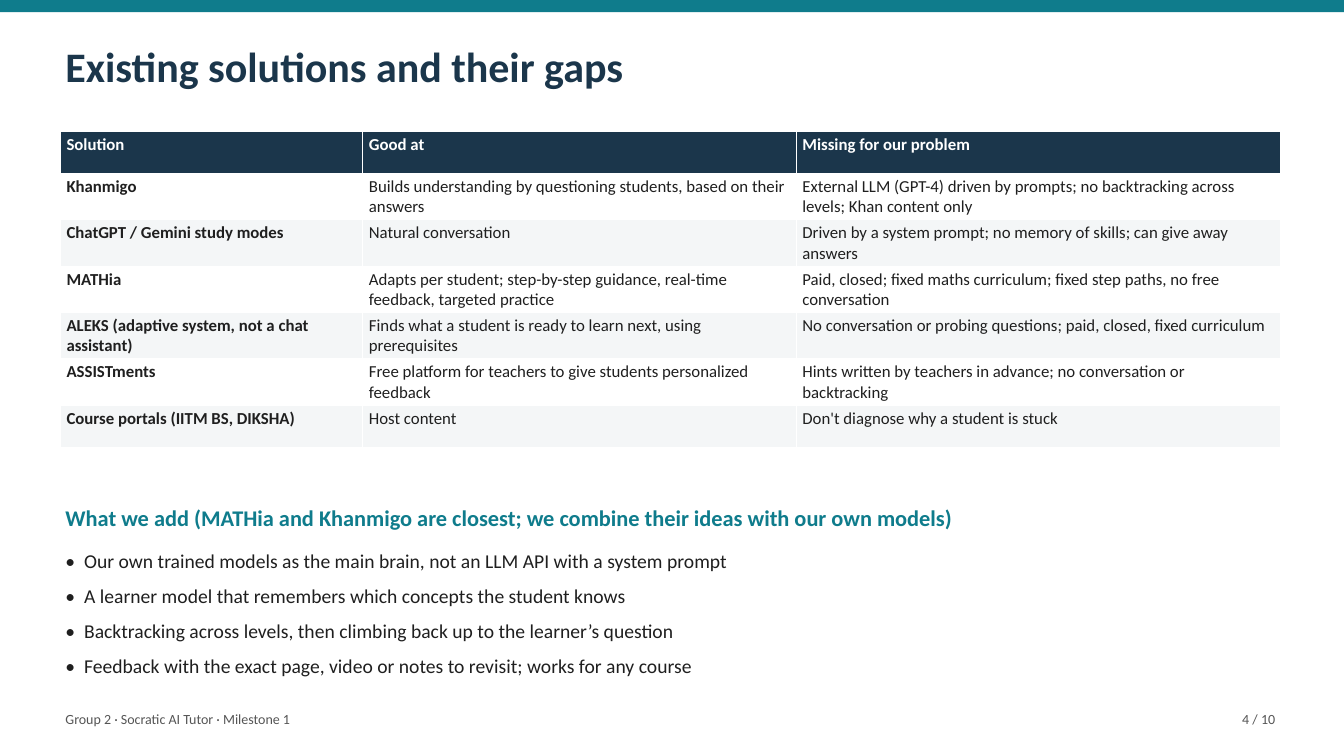
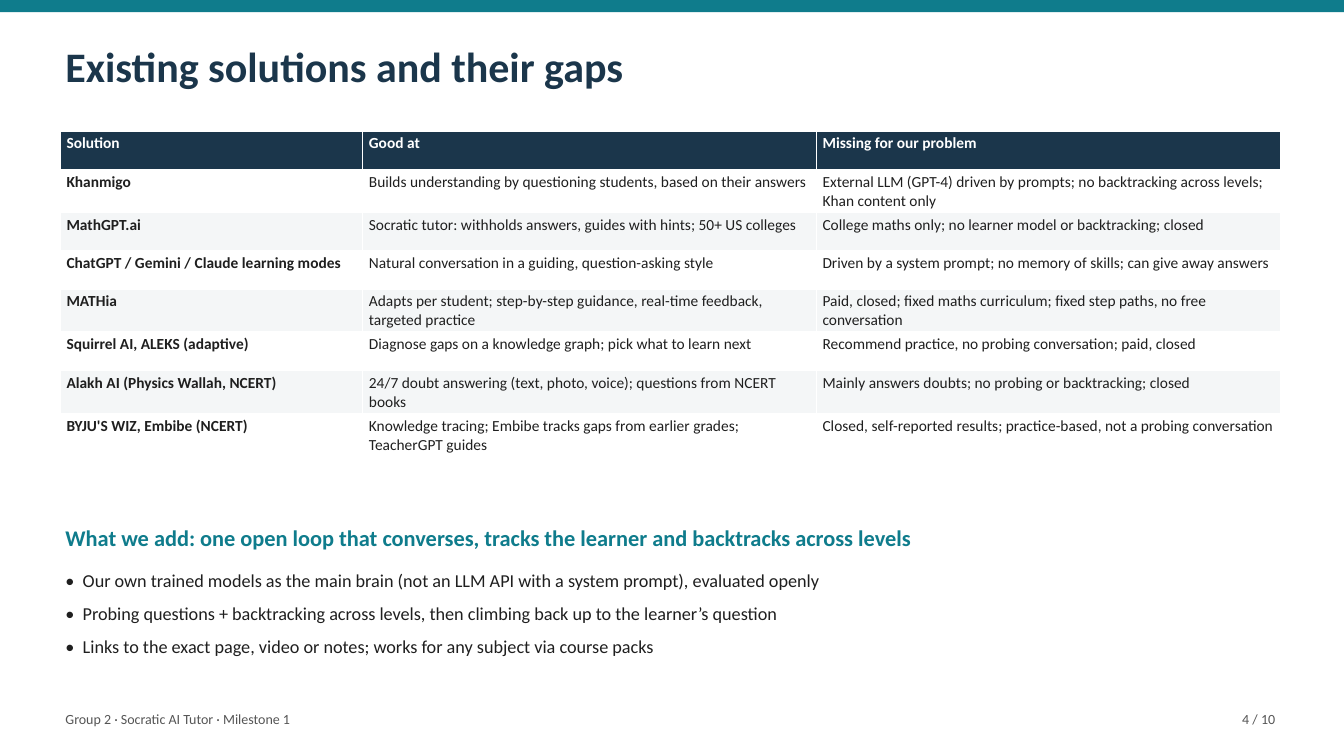
Before and after one commit to Hariomkr147/Group-2-DS-and-AI-Lab-Project, a slide deck: slide 4 of docs/milestone-1/Milestone1_Presentation.pptx. Drawn at 1344x756 pixels with LibreOffice and Linux fonts; fonts in the diff are those of the drawing. Boxes give left, top, right and bottom in pixels: in the first picture for what was removed or moved away, otherwise in the second. Text is boxed around its words. In the diff, an @@ line names an element or a change of style, - is before the commit and + after.

```diff
--- a/docs/milestone-1/Milestone1_Presentation.pptx
+++ b/docs/milestone-1/Milestone1_Presentation.pptx
@@ table at (60, 131, 1280, 457) @@
-row 3: ChatGPT / Gemini study modes | Natural conversation | Driven by a system prompt; no memory of skills; can give away answers
+row 3: MathGPT.ai | Socratic tutor: withholds answers, guides with hints; 50+ US colleges | College maths only; no learner model or backtracking; closed
+row 4: ChatGPT / Gemini / Claude learning modes | Natural conversation in a guiding, question-asking style | Driven by a system prompt; no memory of skills; can give away answers
-row 5: ALEKS (adaptive system, not a chat assistant) | Finds what a student is ready to learn next, using prerequisites | No conversation or probing questions; paid, closed, fixed curriculum
+row 6: Squirrel AI, ALEKS (adaptive) | Diagnose gaps on a knowledge graph; pick what to learn next | Recommend practice, no probing conversation; paid, closed
-row 6: ASSISTments | Free platform for teachers to give students personalized feedback | Hints written by teachers in advance; no conversation or backtracking
+row 7: Alakh AI (Physics Wallah, NCERT) | 24/7 doubt answering (text, photo, voice); questions from NCERT books | Mainly answers doubts; no probing or backtracking; closed
-row 7: Course portals (IITM BS, DIKSHA) | Host content | Don't diagnose why a student is stuck
+row 8: BYJU'S WIZ, Embibe (NCERT) | Knowledge tracing; Embibe tracks gaps from earlier grades; TeacherGPT guides | Closed, self-reported results; practice-based, not a probing conversation
@@ text at (65, 530, 911, 550): text changed @@
-What we add (MATHia and Khanmigo are closest; we combine their ideas with our own models)
+What we add: one open loop that converses, tracks the learner and backtracks across levels
@@ text at (83, 574, 819, 656): text changed; size 14 to 13 pt @@
-• Our own trained models as the main brain, not an LLM API with a system prompt
-• A learner model that remembers which concepts the student knows
-• Backtracking across levels, then climbing back up to the learner’s question
-• Feedback with the exact page, video or notes to revisit; works for any course
+• Our own trained models as the main brain (not an LLM API with a system prompt), evaluated openly
+• Probing questions + backtracking across levels, then climbing back up to the learner’s question
+• Links to the exact page, video or notes; works for any subject via course packs
```
Also in this commit, not shown: 1 other file.
